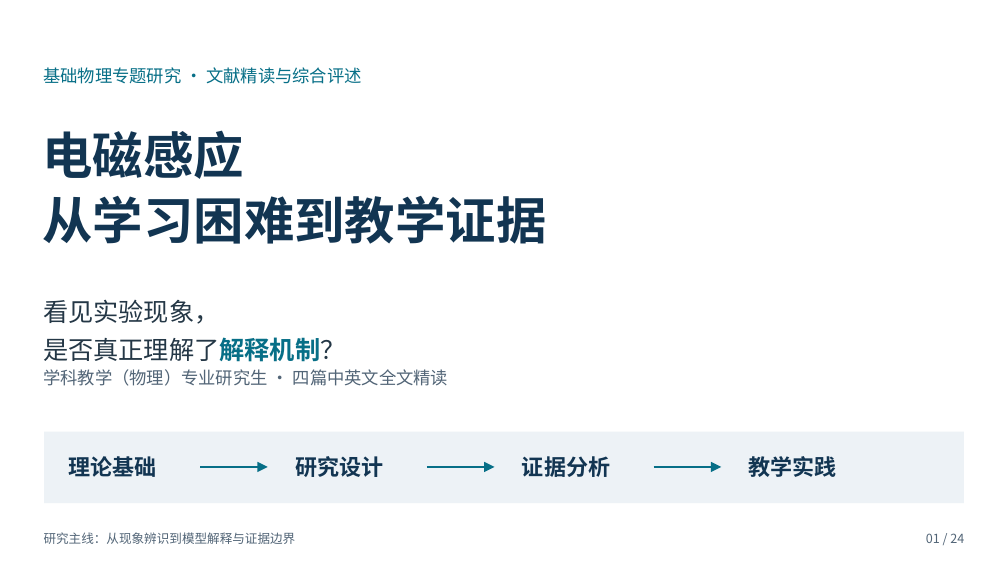
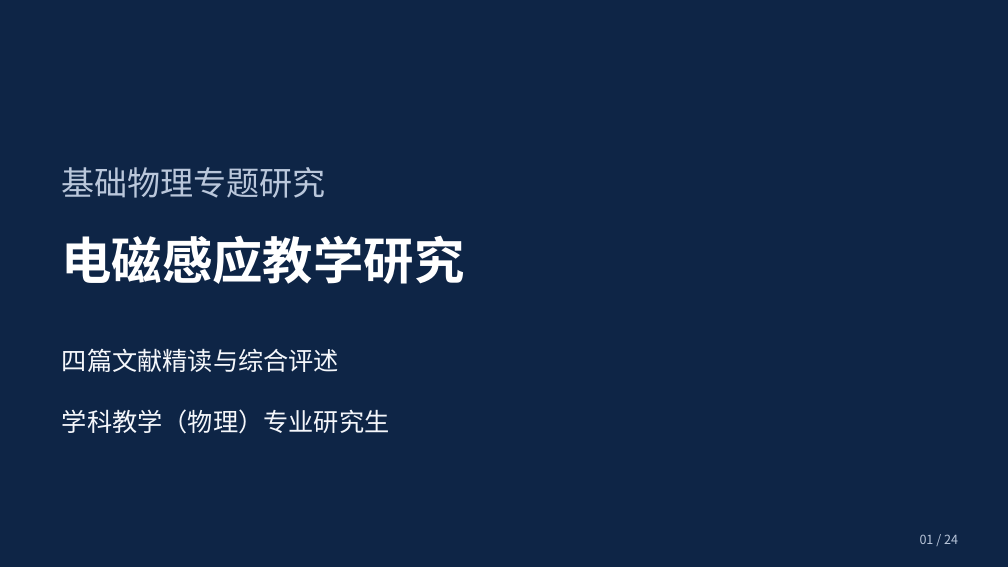
Before and after one commit to c1742/ppt-master, a slide deck: slide 1 of outputs/基础物理专题研究_四篇文献精读汇报.pptx. Drawn at 1008x567 pixels with LibreOffice and Linux fonts; fonts in the diff are those of the drawing. Boxes give left, top, right and bottom in pixels: in the first picture for what was removed or moved away, otherwise in the second. Text is boxed around its words. In the diff, an @@ line names an element or a change of style, - is before the commit and + after.

```diff
--- a/outputs/基础物理专题研究_四篇文献精读汇报.pptx
+++ b/outputs/基础物理专题研究_四篇文献精读汇报.pptx
@@ background #FFFFFF to #0E2546 @@
@@ text at (62,167,326,198): text changed; size 16.5 to 31.5 pt; text colour #076F87 to #BAC7DB @@
-基础物理专题研究 · 文献精读与综合评述
+基础物理专题研究
@@ text at (61,235,464,284): text changed; text colour #123552 to #FFFFFF @@
-电磁感应
-从学习困难到教学证据
+电磁感应教学研究
@@ text at (62,348,339,372): text changed; text colour #243746 to #F5F7FB @@
-看见实验现象，
-是否真正理解了解释机制？
+四篇文献精读与综合评述
@@ text at (62,409,390,434): text changed; size 16.5 to 24 pt; text colour #526577 to #F5F7FB @@
-学科教学（物理）专业研究生 · 四篇中英文全文精读
+学科教学（物理）专业研究生
@@ group removed at (44,432,964,504): 4 texts, 3 arrows, 1 rectangle @@
-理论基础
-研究设计
-证据分析
-教学实践
@@ text removed at (44,532,296,544) @@
-研究主线：从现象辨识到模型解释与证据边界
@@ text "01 / 24" at (920,534,958,544): text colour #526577 to #BAC7DB @@
```
Also in this commit, not shown: 18 other slides changed, 5 slides added, 5 slides removed, 2 other files.
